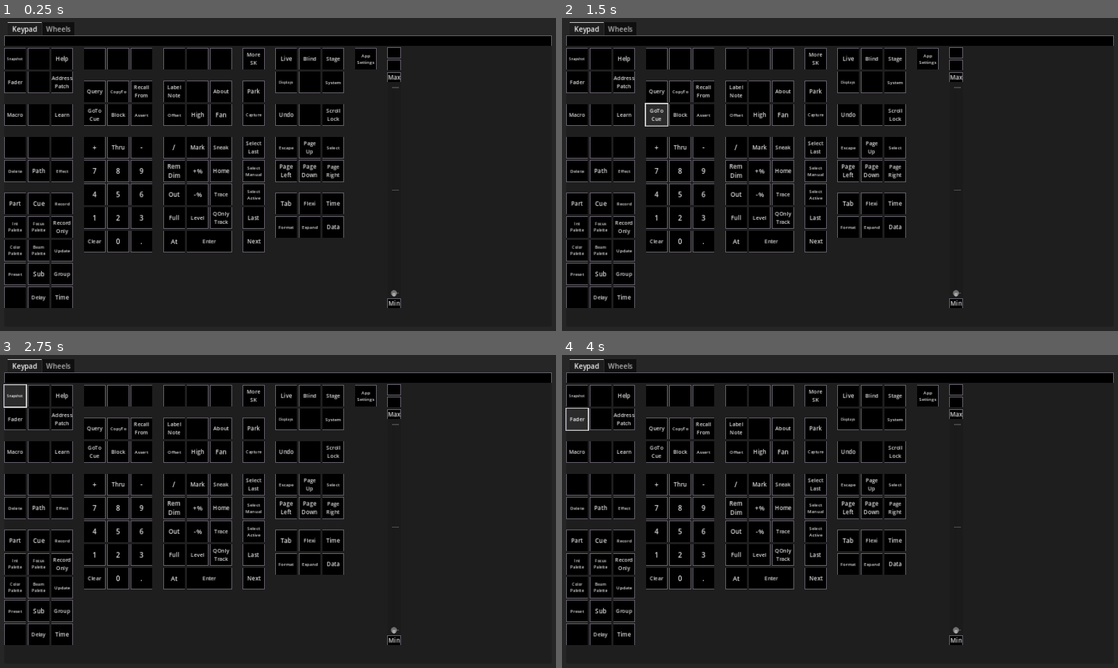
Above: before the commit, frames 1-4 (two rows, left to right).
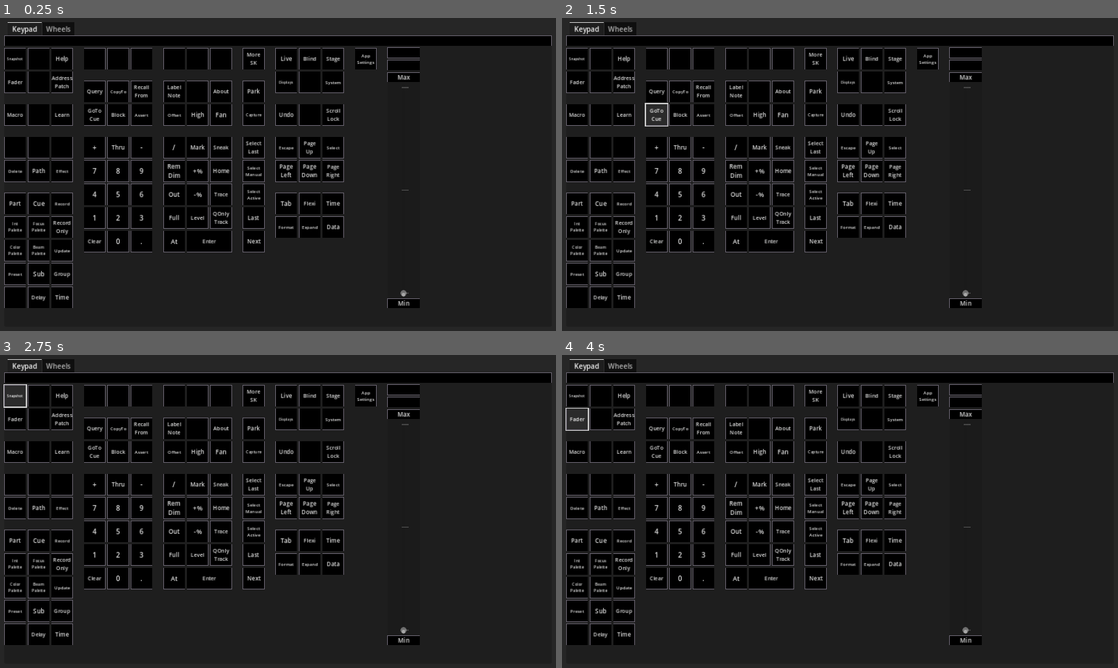
Above: after the commit, the same moments.

Repository: CoffeeCoder1/etc-eos-remote
Game: Godot game, scene res://scenes/main/main.tscn
The game is run twice, just before and just after one commit, with the same random seed, the same clock (stepped at 60 frames per second) and the same inputs.
Inputs (mouse positions are in pixels of both pictures, inside the frame that each line leads up to):
- Up to frame 1 (0.25 s): no input
- Up to frame 2 (1.5 s): click "GoTo Cue" at 0.5 s; click "GoTo Cue" at 1.25 s
- Up to frame 3 (2.75 s): click "Snapshot" at 2 s
- Up to frame 4 (4 s): click (600, 395) at 2.77 s; click "Fader" at 3.5 s

The runs differ from the first frame. In frame 1, 0.6% of the frame differs, in the area x 69-76%, y 9-93%; in frame 2, 0.6%; in frame 3, 0.6%; in frame 4, 0.6%.

Commit message:
Adjust the wheel layout Add a minimum size to wheels and center their labels' text.

Diff:
--- a/scenes/elements/wheel/wheel.tscn
+++ b/scenes/elements/wheel/wheel.tscn
@@ -5,6 +5,7 @@
 [ext_resource type="Script" path="res://scenes/messages/osc_key.gd" id="2_vuptc"]
 
 [node name="Wheel" type="PanelContainer"]
+custom_minimum_size = Vector2(75, 0)
 offset_right = 37.0
 offset_bottom = 118.0
 size_flags_vertical = 3
@@ -15,9 +16,13 @@
 
 [node name="Label" type="Label" parent="VBoxContainer"]
 layout_mode = 2
+horizontal_alignment = 1
+vertical_alignment = 1
 
 [node name="Value" type="Label" parent="VBoxContainer"]
 layout_mode = 2
+horizontal_alignment = 1
+vertical_alignment = 1
 
 [node name="MaxButton" type="Button" parent="VBoxContainer"]
 layout_mode = 2
